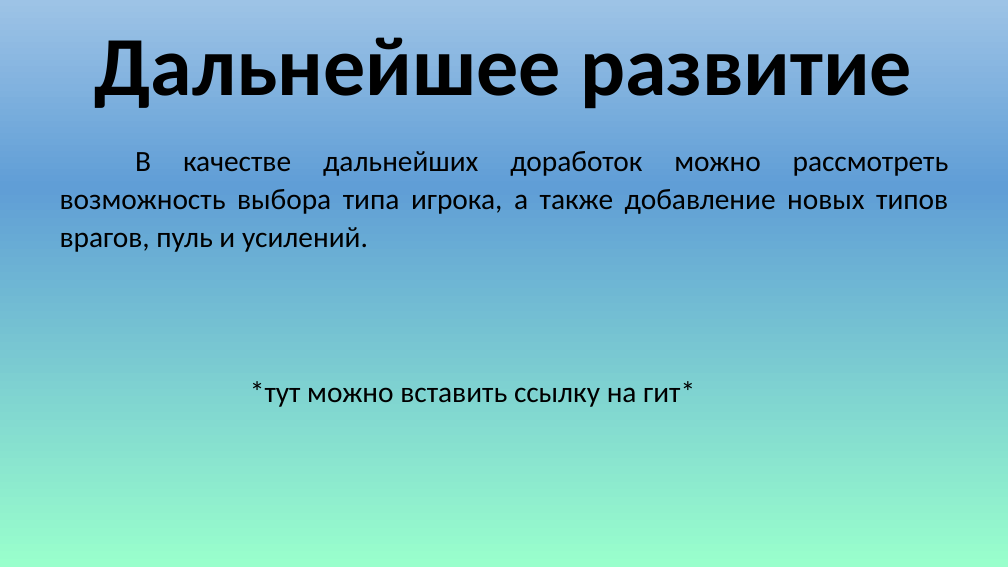
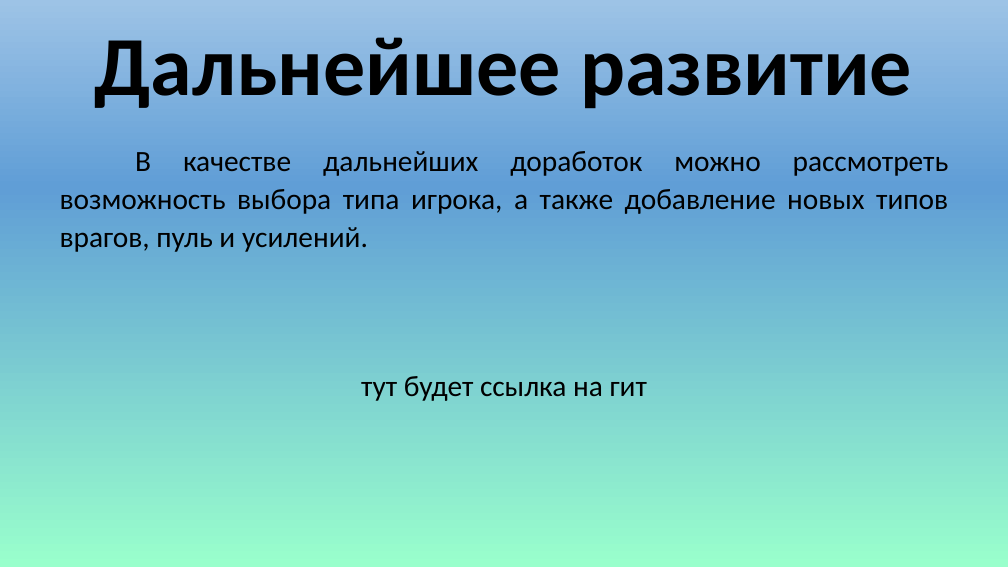
Before and after one commit to Virashu/danmaku, a slide deck: slide 10 of docs/presentation.pptx (slide 11 before the commit). Drawn at 1008x567 pixels with LibreOffice and Linux fonts; fonts in the diff are those of the drawing. Boxes give left, top, right and bottom in pixels: in the first picture for what was removed or moved away, otherwise in the second. Text is boxed around its words. In the diff, an @@ line names an element or a change of style, - is before the commit and + after.

```diff
--- a/docs/presentation.pptx
+++ b/docs/presentation.pptx
@@ text at (361, 376, 647, 401): text changed @@
-*тут можно вставить ссылку на гит*
+тут будет ссылка на гит
```
Also in this commit, not shown: 4 other slides changed, 2 slides added, 3 slides removed.
